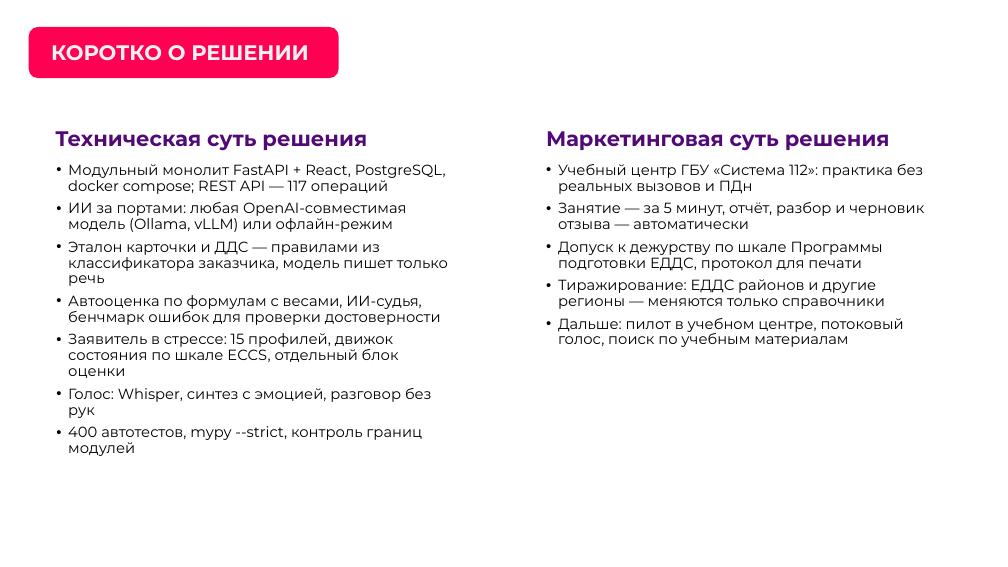
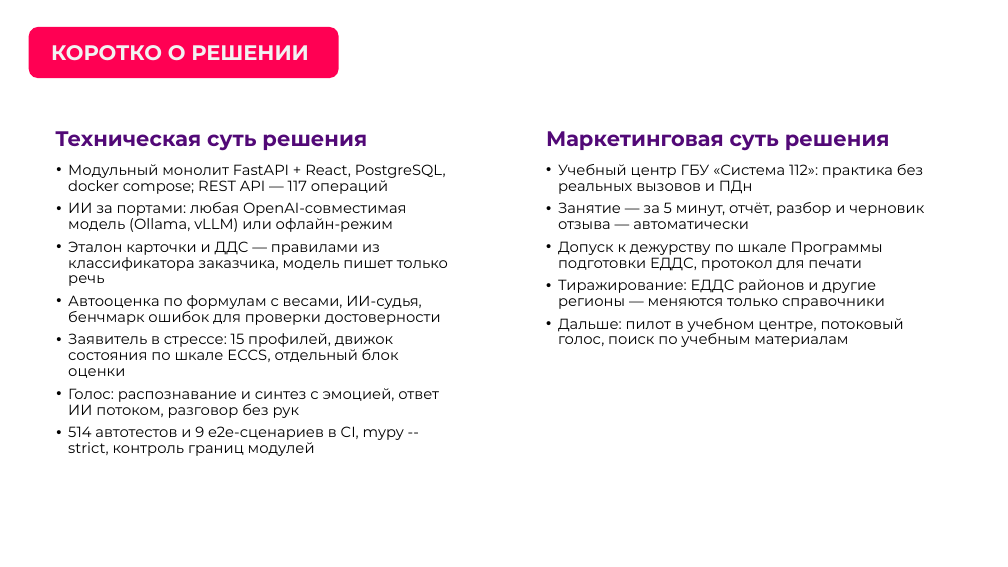
Before and after one commit to Fosh1er/MCHS_hack_AIskra, a slide deck: slide 25 of docs/presentation/АИскра_презентация_ЛЦТ2026.pptx (slide 5 before the commit). Drawn at 1008x567 pixels with LibreOffice and Linux fonts; fonts in the diff are those of the drawing; background and template pictures are left out. Boxes give left, top, right and bottom in pixels: in the first picture for what was removed or moved away, otherwise in the second. Text is boxed around its words. In the diff, an @@ line names an element or a change of style, - is before the commit and + after.

```diff
--- a/docs/presentation/АИскра_презентация_ЛЦТ2026.pptx
+++ b/docs/presentation/АИскра_презентация_ЛЦТ2026.pptx
@@ text at (68, 388, 439, 456): text changed @@
-• Голос: Whisper, синтез с эмоцией, разговор без рук
-• 400 автотестов, mypy --strict, контроль границ модулей
+• Голос: распознавание и синтез с эмоцией, ответ ИИ потоком, разговор без рук
+• 514 автотестов и 9 e2e-сценариев в CI, mypy --strict, контроль границ модулей
```
Also in this commit, not shown: 5 other slides changed, 7 slides added, 5 other files.
